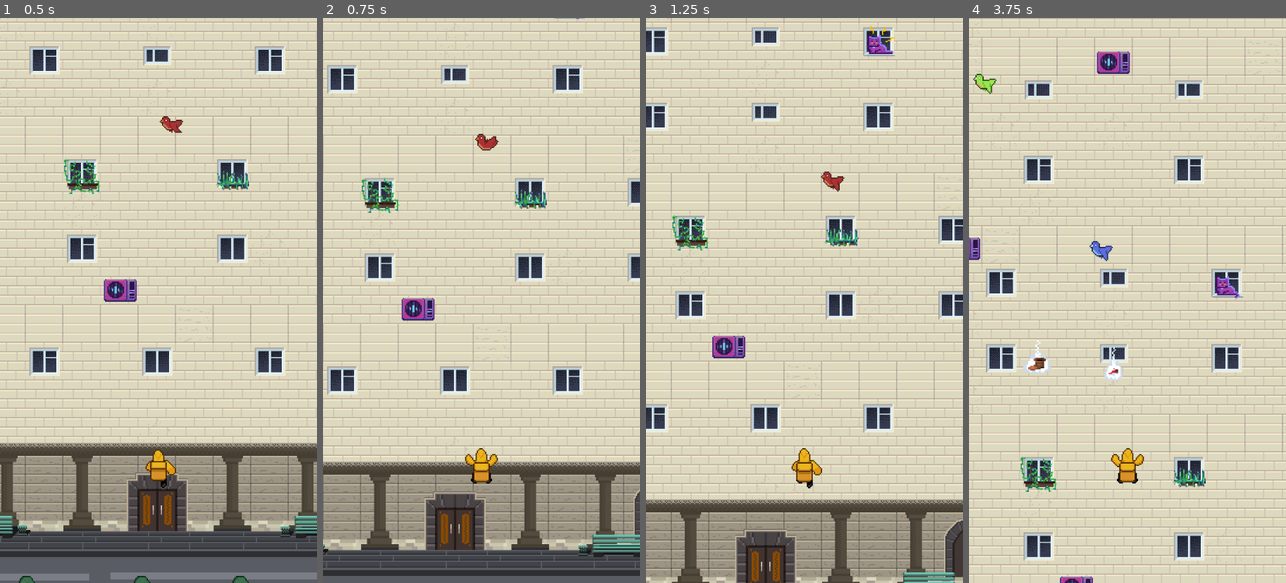
Above: before the commit, frames 1-4 (left to right).
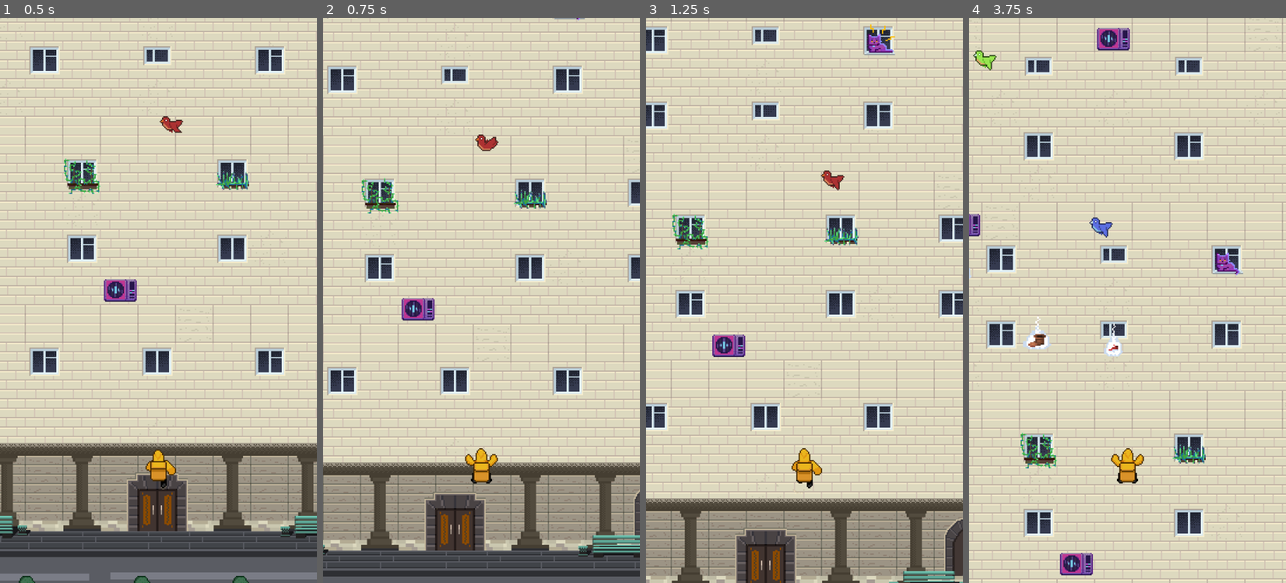
Above: after the commit, the same moments.

Repository: Blobson/break-a-leg
Game: Godot game, scene res://game.tscn
The game is run twice, just before and just after one commit, with the same random seed, the same clock (stepped at 60 frames per second) and the same inputs.
Inputs (mouse positions are in pixels of both pictures, inside the frame that each line leads up to):
- Up to frame 1 (0.5 s): no input
- Up to frame 2 (0.75 s): move the mouse to (551, 272) at 0.52 s; hold Right (ui_right) from 0.53 s (still down); click (551, 272) at 0.67 s
- Up to frame 3 (1.25 s): keep holding Right (ui_right)
- Up to frame 4 (3.75 s): move the mouse to (1064, 328) at 1.27 s; release Right (ui_right) at 1.28 s; hold Left (ui_left) 1.28-2.03 s; move the mouse to (1159, 176) at 2.02 s; hold Right (ui_right) 2.03-2.78 s; move the mouse to (1111, 413) at 2.77 s; hold Up (ui_up) 2.78-3.53 s; click (1111, 413) at 2.92 s; move the mouse to (1222, 385) at 3.52 s; hold Left (ui_left) from 3.53 s (still down)

Frame 1 is identical in both runs. In frame 2, 12% of the frame differs, in the area x 0-100%, y 0-99%; in frame 3, 27%; in frame 4, 40%, in the area x 0-100%, y 0-100%.

Commit message:
#85 Выравнивание движения персонажа по тайлам

Diff:
--- a/characters/common/base_character/character.gd
+++ b/characters/common/base_character/character.gd
@@ -1,16 +1,25 @@
 extends CharacterBody2D
 
+@onready var animation = $AnimationPlayer
+
+## Скорость движения
 @export var move_speed: int = 200
-@export var animation_time: float = 0.3
+
+## Длина прыжка в тайлах
+@export var jump_length: float = 1.5
+
+## Жизни персонажа
 @export var health: int = 30 :
 	set(value):
 		if health != value:
 			var old_value: int = health
 			health = value
 			Game.health_updated.emit(health, old_value)
-@onready var animation = $AnimationPlayer
-var level_width
-var level_tile_size
+
+var level_width: int
+var level_tile_size: Vector2i
+var movement_tween: Tween
+var next_move: Vector2 = Vector2.ZERO
 
 
 ## Получение урона
@@ -31,14 +40,15 @@
 	SwipeDetector.swiped.connect(_on_swipe)
 
 
-## Ширина уровня и размер тайла
+## Запуск уровня
 func _on_level_start(width, tile_size):
+	# Сохраняем ширину уровня и размер тайла
 	level_width = width
 	level_tile_size = tile_size
 
 
 ## Движение
-func _physics_process(delta):
+func _physics_process(_delta):
 	move_and_slide()
 
 
@@ -52,27 +62,66 @@
 		move(Vector2.RIGHT)
 
 
+## Обработка свайпов
 func _on_swipe(direction: Vector2):
 	if direction in [Vector2.UP, Vector2.LEFT, Vector2.RIGHT]:
 		move(direction)
 
 
-## Обработка свайпов (tweens & animations)
+## Обработка движения персонажа
 func move(direction: Vector2):
+	if _is_moving():
+		next_move = direction
+	else:
+		movement_tween = _start_move(direction)
+
+
+func _is_moving() -> bool:
+	return movement_tween and movement_tween.is_running()
+
+
+func _start_move(direction: Vector2) -> Tween:
+	var target_position: Vector2
+	if direction == Vector2.UP:
+		animation.play("jump_up")
+		target_position = Vector2(
+			position.x,
+			position.y - level_tile_size.y * jump_length
+		)
+	elif direction == Vector2.LEFT:
+		animation.play("left")
+		target_position = Vector2(
+			position.x - level_tile_size.x,
+			position.y - move_speed * animation.current_animation_length
+		)
+		@warning_ignore("integer_division")
+		var min_x = (-level_width / 2) + (level_tile_size.x / 3)
+		if target_position.x <= min_x:
+			return null
+	elif direction == Vector2.RIGHT:
+		animation.play("right")
+		target_position = Vector2(
+			position.x + level_tile_size.x,
+			position.y - move_speed * animation.current_animation_length
+		)
+		@warning_ignore("integer_division")
+		var max_x = (level_width / 2) - (level_tile_size.x / 3)
+		if target_position.x >= max_x:
+			return null
+	else:
+		return null
 	var tween = get_tree().create_tween()
-	if direction == Vector2.UP:
-		tween.tween_property(self, "position:y", position.y - level_tile_size.y * 2, animation_time)
-		animation.play("jump_up")
-	elif direction == Vector2.LEFT:
-		var target_position = position.x - level_tile_size.x
-		if target_position > (-level_width / 2) + (level_tile_size.x / 3):
-			tween.tween_property(self, "position:x", target_position, animation_time)
-			animation.play("left")
-	elif direction == Vector2.RIGHT:
-		var target_position = position.x + level_tile_size.x
-		if target_position < (level_width / 2) - (level_tile_size.x / 3):
-			tween.tween_property(self, "position:x", target_position, animation_time)
-			animation.play("right")
+	tween.tween_property(self, "position", target_position, animation.current_animation_length)
+	tween.finished.connect(_end_move)
+	return tween
+
+
+func _end_move():
+	if next_move:
+		move(next_move)
+		next_move = Vector2.ZERO
+	else:
+		movement_tween = null
 
 
 ## Прыжок с парашютом по окончании уровня и если health = 0
--- a/regions/residential_region/test_level/test_level.gd
+++ b/regions/residential_region/test_level/test_level.gd
@@ -3,7 +3,7 @@
 
 ##Возвращает ширину тайловой карты
 func _ready():
-	var tile_set = $Tilemap.get("tile_set")
-	var tile_size = tile_set.get("tile_size")
+	var tile_set = $Tilemap.tile_set
+	var tile_size = tile_set.tile_size
 	var width = $Tilemap.get_used_rect().size.x * tile_size.x
 	Game.level_start.emit(width, tile_size)
--- a/utils/game_state/game_state.gd
+++ b/utils/game_state/game_state.gd
@@ -1,9 +1,9 @@
 extends Node
 
-signal coins_updated(from, to)
-signal rating_updated(new_rating)
-signal health_updated(from, to)
-signal level_start(width, tile_size)
+signal coins_updated(from: int, to: int)
+signal rating_updated(new_rating: int)
+signal health_updated(from: int, to: int)
+signal level_start(width: int, tile_size: Vector2i)
 
 ## Текущий район
 var region: Node2D
